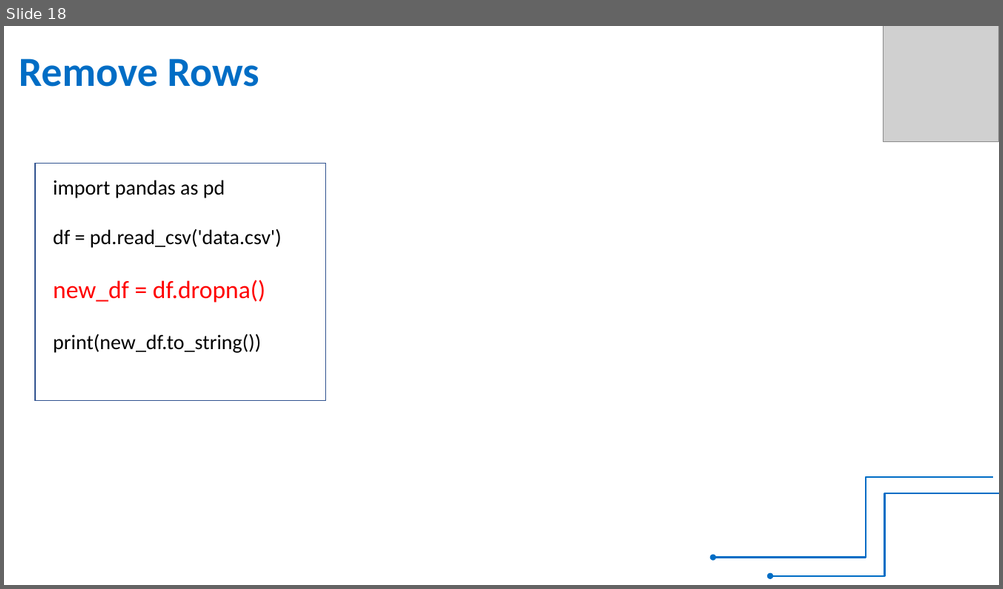
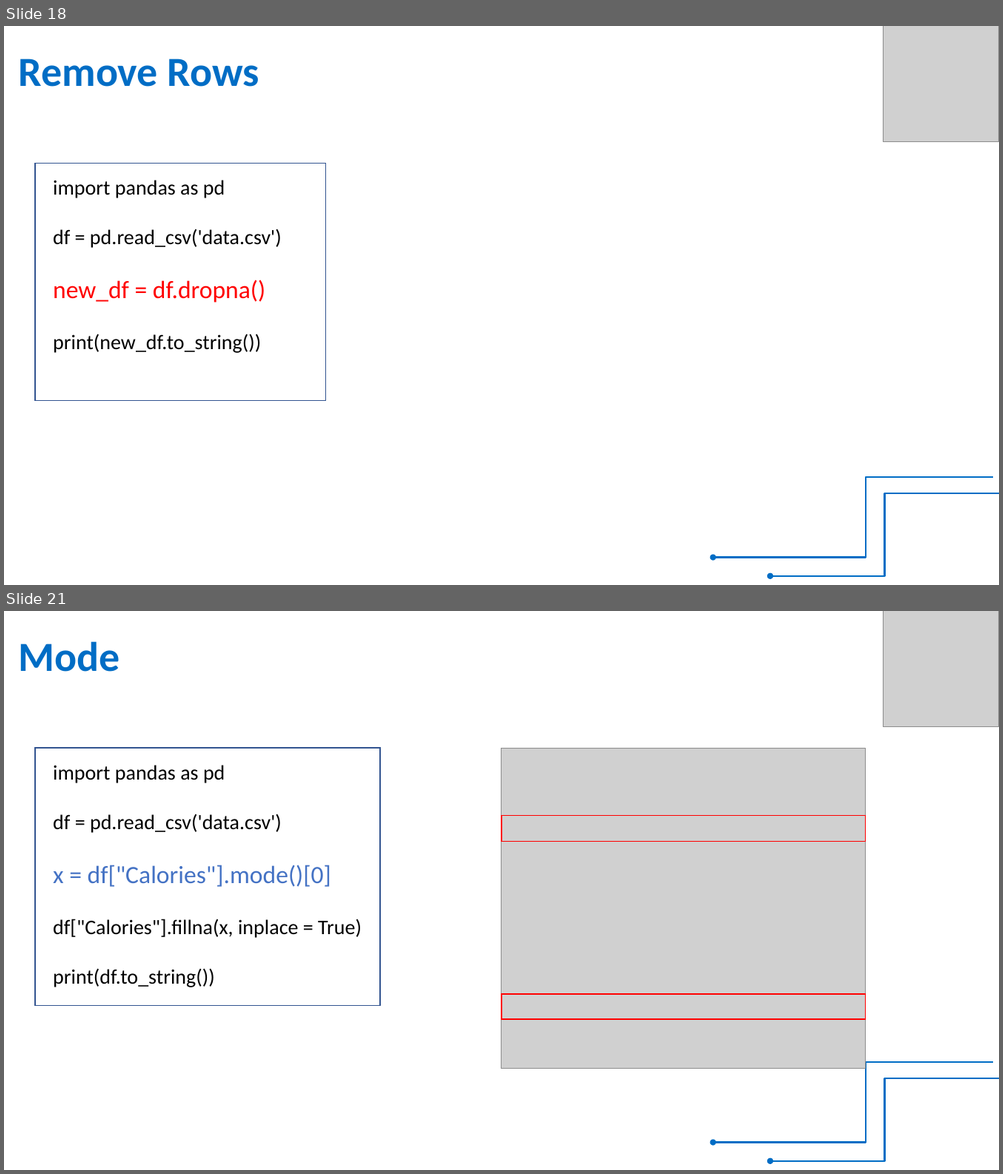
Before and after one commit to RIGTraining/PythonClass, a slide deck: pandas.pptx. Shown one above the other, each under a label of ours: slide 18 before the commit, slides 18 and 21 after it; the slides between them are not shown. The pictures are 1003x589 and 1003x1174 pixels, drawn with LibreOffice and Linux fonts; fonts in the diff are those of the drawing; grey boxes stand for pictures. Boxes give left, top, right and bottom in pixels: in the first picture for what was removed or moved away, otherwise in the second. Text is boxed around its words. In the diff, an @@ line names an element or a change of style, - is before the commit and + after.

Commit message:
pandas
pandas

```diff
--- a/pandas.pptx
+++ b/pandas.pptx
@@ slide 21 added at <box>4,611,999,1170</box>, background #FFFFFF @@
@@ picture added at <box>883,611,999,726</box> @@
@@ text added at <box>19,641,120,672</box>, 40 pt, text #006DC5, bold @@
+Mode
@@ rectangle added at <box>35,749,380,1005</box>, outline #325491 1 pt @@
@@ text added at <box>53,765,361,988</box>, 20 pt, text #000000 @@
+import pandas as pd
+df = pd.read_csv('data.csv')
+x = df["Calories"].mode()[0]
+df["Calories"].fillna(x, inplace = True)
+print(df.to_string())
@@ picture added at <box>502,749,866,1069</box> @@
@@ rectangle added at <box>502,816,866,843</box>, outline #FF0000 1 pt @@
@@ rectangle added at <box>502,994,866,1020</box>, outline #FF0000 1 pt @@
@@ elbow arrow added from (993, 1062) to (713, 1143), #006DC5 1.5 pt @@
@@ elbow arrow added from (999, 1079) to (770, 1162), #006DC5 1.5 pt @@
```
Also in this commit, not shown: 1 slide changed, 4 other slides added, 1 other file.
